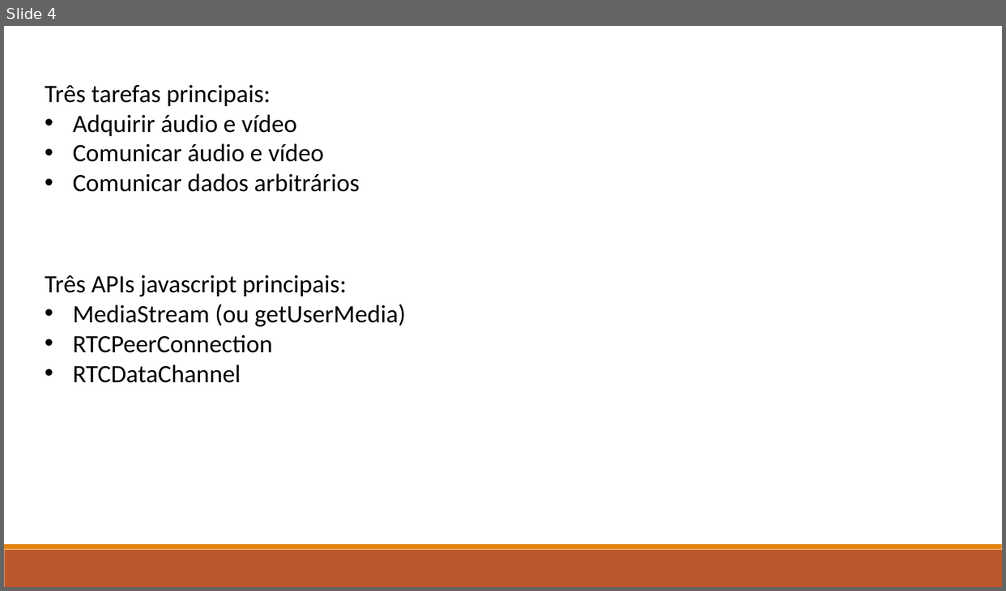
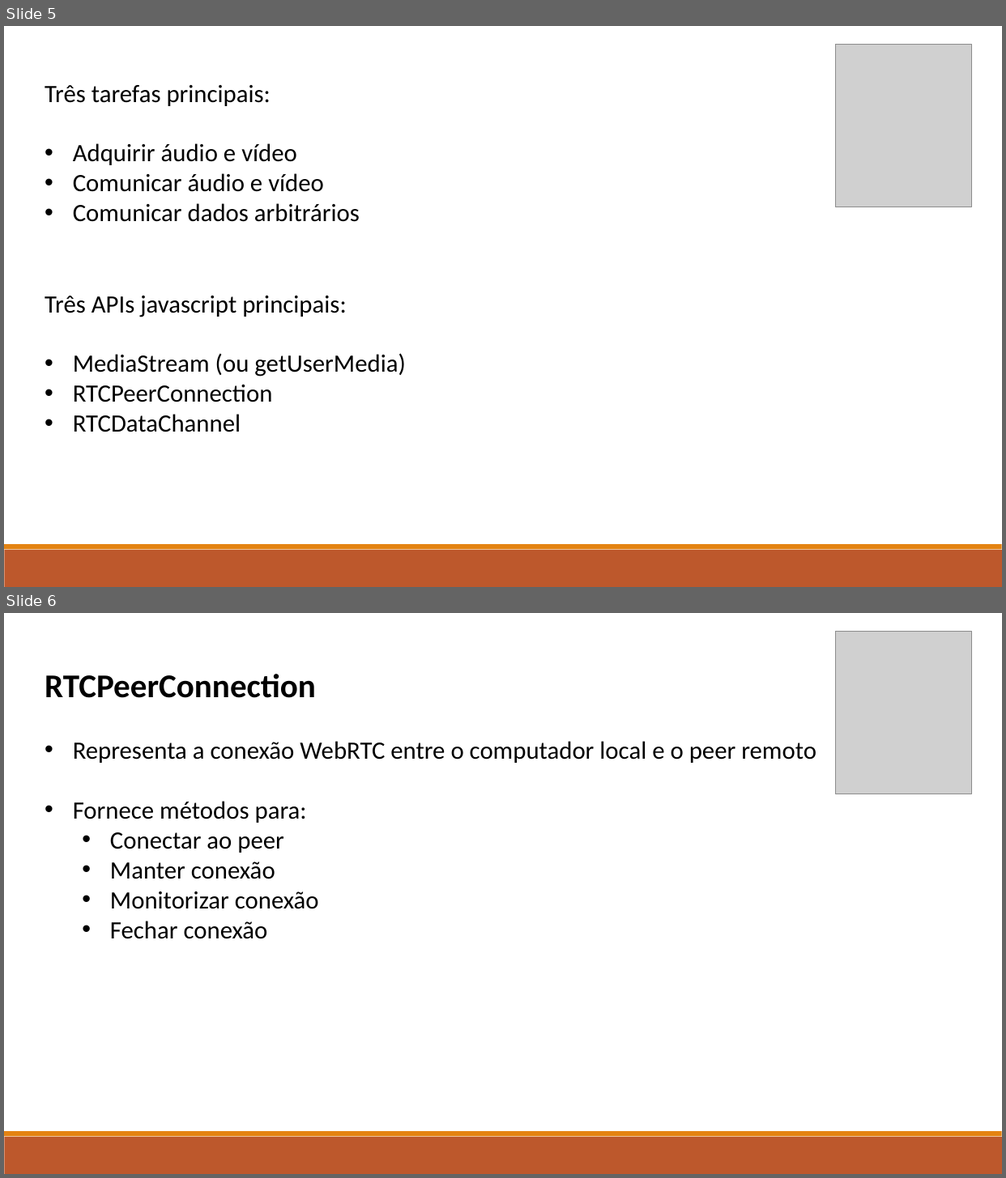
Before and after one commit to marcorlsrodrigues/pwc, a slide deck: WebRTC File Transfer - Marco Rodrigues.pptx. Shown one above the other, each under a label of ours: slide 4 before the commit, slides 5 and 6 after it. The pictures are 1006x591 and 1006x1178 pixels, drawn with LibreOffice and Linux fonts; fonts in the diff are those of the drawing; grey boxes stand for pictures. Boxes give left, top, right and bottom in pixels: in the first picture for what was removed or moved away, otherwise in the second. Text is boxed around its words. In the diff, an @@ line names an element or a change of style, - is before the commit and + after.

Commit message:
PeerJS v1

```diff
--- a/WebRTC File Transfer - Marco Rodrigues.pptx
+++ b/WebRTC File Transfer - Marco Rodrigues.pptx
@@ slide 6 added at (4,613,1002,1174), background #FFFFFF; not listed: 2 template elements that a slide beside it also shows @@
@@ picture added at (836,632,972,794) @@
@@ text added at (44,674,816,939), 24 pt, text #000000 @@
+RTCPeerConnection
+• Representa a conexão WebRTC entre o computador local e o peer remoto
+• Fornece métodos para:
+  • Conectar ao peer
+  • Manter conexão
+  • Monitorizar conexão
+  • Fechar conexão
@@ what was slide 4 is now slide 5 @@
@@ slide 5 changed as well @@
@@ picture added at (836,45,972,207) @@
@@ text "Três tarefas principais:" rewrapped from (44,85,360,192) to (44,85,360,222) @@
@@ text "Três APIs javascript principais:" rewrapped from (44,275,405,383) to (44,296,405,433) @@
```
Also in this commit, not shown: 5 other slides changed, 3 other slides added, 4 slides removed, 4 other files.
